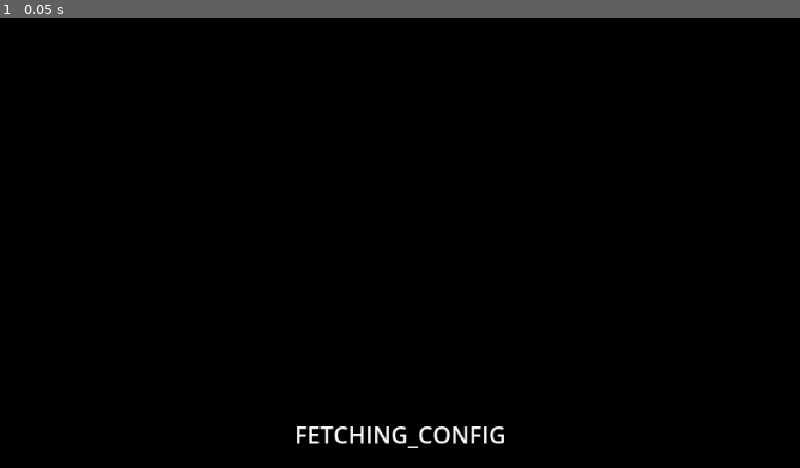
Above: before the commit, frame 1.
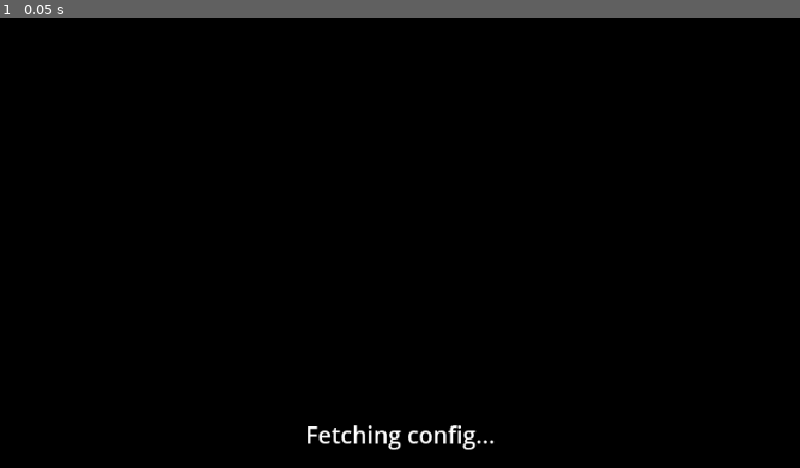
Above: after the commit, the same moment.

Repository: Joy-less/zip-launcher
Game: Godot game, scene res://Scenes/Main.tscn
Same seed, same stepped clock (60 frames per second), same inputs: the game is played once before the commit and once after it.
Inputs:
- Up to frame 1 (0.05 s): no input

The runs differ from the first frame. In frame 1, 0.7% of the frame differs, in the area x 37-63%, y 90-96%.
Error in both runs: Trying to assign value of type 'Nil' to a variable of type 'Dictionary'. (res://Scripts/Launcher.gd:49)

Commit message:
Redo translations

Diff:
--- a/Source/Scripts/Launcher.gd
+++ b/Source/Scripts/Launcher.gd
@@ -74,7 +74,6 @@
 		#end
 		# Download latest file
 		var download_success:Error = await download(download_url, game_temp_path, true)
-		# Ensure latest file downloaded
 		if download_success != OK:
 			await display_error("FAILED_DOWNLOAD")
 			return
@@ -104,8 +103,6 @@
 		str("--launcher_config_url=", config_url),
 		str("--launcher_game_version=", latest_version),
 	])
-
-	# Ensure game executable ran successfully
 	if launch_success < 0:
 		await display_error("FAILED_LAUNCH")
 		return
--- a/Source/Translations/Translations.csv
+++ b/Source/Translations/Translations.csv
@@ -1,6 +1,9 @@
-keys,en,ja,ru,fr,es,de,pt,it,ko
-FETCHING_VERSION,Fetching version...,バージョンを取得しています...,Получение версии...,Récupération de la version...,Obteniendo versión...,Version wird abgerufen...,Obtendo versão...,Recupero la versione...,버전을 가져오는 중...
-FAILED_FETCH_VERSION,Failed to fetch the latest version.,最新バージョンを取得できませんでした。,Не удалось получить последнюю версию.,Impossible de récupérer la dernière version.,No se pudo obtener la versión más reciente.,Fehler beim Abrufen der neuesten Version.,Falha ao obter a versão mais recente.,Impossibile recuperare l'ultima versione.,최신 버전을 가져오지 못했습니다.
-FAILED_DOWNLOAD,Failed to download the game.,ゲームのダウンロードに失敗しました。,Не удалось загрузить игру.,Échec du téléchargement du jeu.,Error al descargar el juego.,Fehler beim Herunterladen des Spiels.,Falha ao baixar o jogo.,Download del gioco non riuscito.,게임 다운로드에 실패했습니다.
-FAILED_LAUNCH,Failed to launch the game.,ゲームの起動に失敗しました。,Не удалось запустить игру.,Impossible de lancer le jeu.,No se pudo iniciar el juego.,Fehler beim Starten des Spiels.,Falha ao iniciar o jogo.,Impossibile avviare il gioco.,게임을 시작할 수 없습니다.
-EXTRACTING,Extracting...,抽出しています...,Извлечение...,Extraction...,Extrayendo...,Wird extrahiert...,Extraindo...,Estrazione...,추출 중...
+keys,en,ja,ru,fr,es,de,pt,it,ko,zh
+FETCHING_CONFIG,Fetching config...,設定を取得中...,Получение конфигурации...,Récupération de la configuration...,Obteniendo configuración...,Konfiguration wird abgerufen...,Buscando configuração...,Recuperando configurazione...,설정을 가져오는 중...,获取配置中...
+EXTRACTING,Extracting...,展開中...,Распаковка...,Extraction en cours...,Extrayendo...,Extrahieren...,Extraindo...,Estrazione...,추출 중...,提取中...
+FAILED_FETCH_CONFIG,Failed to fetch the configuration.,設定の取得に失敗しました。,Не удалось получить конфигурацию.,Échec de la récupération de la configuration.,Error al obtener la configuración.,Konfiguration konnte nicht abgerufen werden.,Falha ao buscar a configuração.,Impossibile recuperare la configurazione.,설정을 가져오지 못했습니다.,获取配置失败。
+MISSING_VERSION,The game version is missing from the configuration.,設定にゲームのバージョンがありません。,В конфигурации отсутствует версия игры.,La version du jeu est absente de la configuration.,Falta la versión del juego en la configuración.,Die Spielversion fehlt in der Konfiguration.,A versão do jogo está ausente da configuração.,La versione del gioco manca nella configurazione.,설정에서 게임 버전이 누락되었습니다.,配置中缺少游戏版本。
+MISSING_DOWNLOAD_URL,The platform's download URL is missing from the configuration.,設定にプラットフォームのダウンロードURLがありません。,В конфигурации отсутствует URL загрузки платформы.,L'URL de téléchargement de la plateforme est absente de la configuration.,Falta la URL de descarga de la plataforma en la configuración.,Die Download-URL der Plattform fehlt in der Konfiguration.,A URL de download da plataforma está ausente da configuração.,L'URL di download della piattaforma manca nella configurazione.,설정에서 플랫폼의 다운로드 URL이 누락되었습니다.,配置中缺少平台的下载 URL。
+MISSING_DOWNLOAD_EXE,The platform's download executable path is missing from the configuration.,設定にプラットフォームのダウンロード実行ファイルのパスがありません。,В конфигурации отсутствует путь к исполняемому файлу загрузки платформы.,Le chemin exécutable du téléchargement de la plateforme est absent de la configuration.,Falta la ruta del ejecutable de descarga de la plataforma en la configuración.,Der ausführbare Download-Pfad der Plattform fehlt in der Konfiguration.,O caminho do executável de download da plataforma está ausente da configuração.,Il percorso eseguibile del download della piattaforma manca nella configurazione.,설정에서 플랫폼의 다운로드 실행 파일 경로가 누락되었습니다.,配置中缺少平台的下载可执行文件路径。
+FAILED_DOWNLOAD,Failed to download the game.,ゲームのダウンロードに失敗しました。,Не удалось загрузить игру.,Échec du téléchargement du jeu.,Error al descargar el juego.,Fehler beim Herunterladen des Spiels.,Falha ao baixar o jogo.,Impossibile scaricare il gioco.,게임 다운로드에 실패했습니다.,游戏下载失败。
+FAILED_LAUNCH,Failed to launch the game.,ゲームの起動に失敗しました。,Не удалось запустить игру.,Échec du lancement du jeu.,Error al iniciar el juego.,Fehler beim Starten des Spiels.,Falha ao iniciar o jogo.,Impossibile avviare il gioco.,게임 실행에 실패했습니다.,游戏启动失败。
--- a/Source/project.godot
+++ b/Source/project.godot
@@ -41,7 +41,7 @@
 
 [internationalization]
 
-locale/translations=PackedStringArray("res://Translations/Tr …(386 unchanged characters)… ranslations/Translations.ru.translation")
+locale/translations=PackedStringArray("res://Translations/Tr …(386 unchanged characters)… ranslations/Translations.ru.translation", "res://Translations/Translations.zh.translation")
 
 [rendering]
 
Not shown, changed: Source/Translations/Translations.csv.import
Binary file changed: Source/Translations/Translations.de.translation
Binary file changed: Source/Translations/Translations.en.translation
Binary file changed: Source/Translations/Translations.es.translation
Binary file changed: Source/Translations/Translations.fr.translation
Binary file changed: Source/Translations/Translations.it.translation
Binary file changed: Source/Translations/Translations.ja.translation
Binary file changed: Source/Translations/Translations.ko.translation
Binary file changed: Source/Translations/Translations.pt.translation
Binary file changed: Source/Translations/Translations.ru.translation
Binary file added: Source/Translations/Translations.zh.translation
